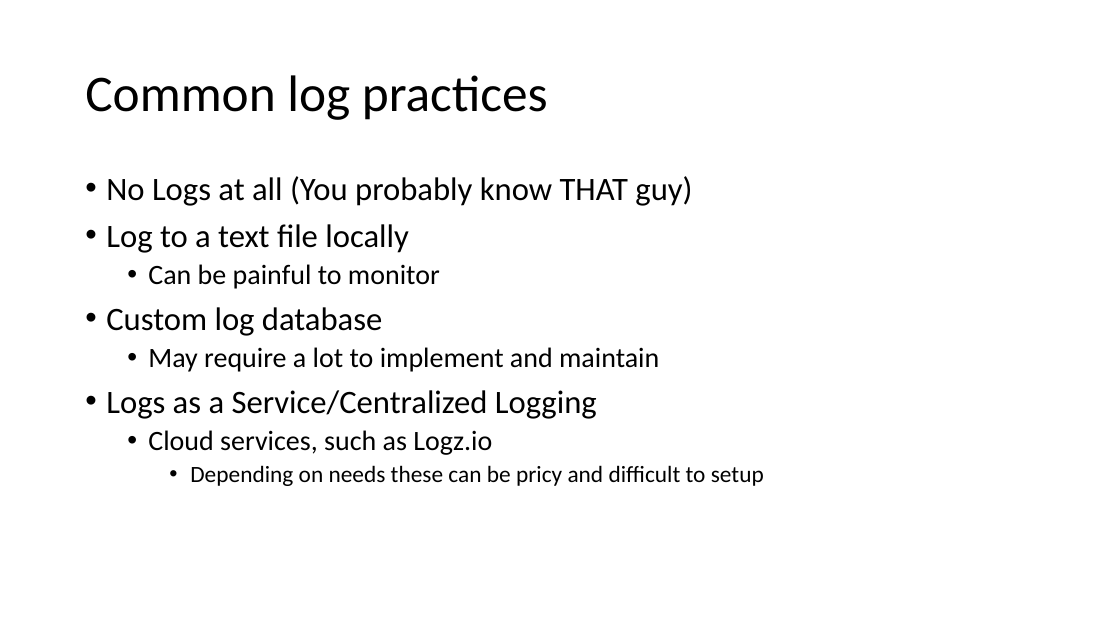
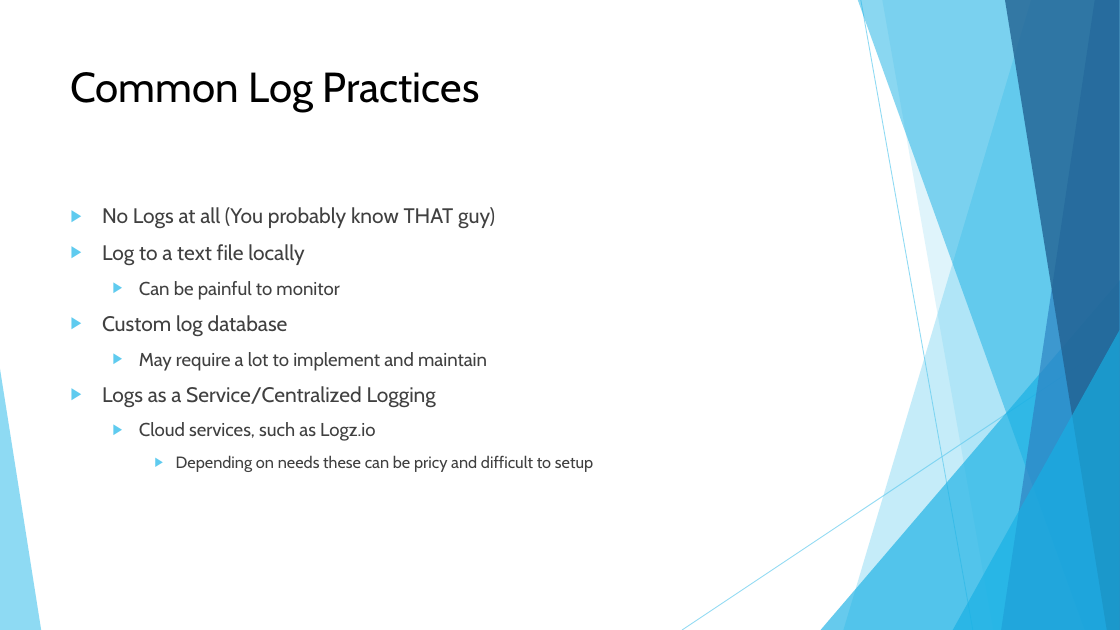
Before and after one commit to achance/GAB19, a slide deck: slide 4 of Leveraging Log Analytics in Custom Applications.pptx. Drawn at 1120x630 pixels with LibreOffice and Linux fonts; fonts in the diff are those of the drawing. Boxes give left, top, right and bottom in pixels: in the first picture for what was removed or moved away, otherwise in the second. Text is boxed around its words. In the diff, an @@ line names an element or a change of style, - is before the commit and + after.

```diff
--- a/Leveraging Log Analytics in Custom Applications.pptx
+++ b/Leveraging Log Analytics in Custom Applications.pptx
@@ title "Common Log Practices" at [71,72,480,112]: vertical alignment middle to top @@
@@ title at [71,72,480,112]: text changed; size 44 to 36 pt; font Calibri to Cabin @@
-Common log practices
+Common Log Practices
@@ text "No Logs at all (You ...": place and size @@
-text "No Logs at all (You ..." at [106,176,764,486]
+text "No Logs at all (You ..." at [102,207,593,472]
@@ text "No Logs at all (You ..." at [102,207,593,472]: size 28 to 18 pt in "No Logs at all (You probably know ...", "Log to a text file locally", "Custom log database", "Logs as a Service/Centralized Logging"; font Calibri to Cabin, text colour #000000 to #404040; size 24 to 16 pt in "Can be painful to monitor", "May require a lot to implement and ...", "Cloud services, such as Logz.io"; size 20 to 14 pt in "Depending on needs these can be pricy ..."; bullet • to ▶; line spacing 0.9 to 1; more space between paragraphs @@
@@ group added at [0,0,1120,630]: 5 freeform shapes, 3 triangles, 2 lines @@
```
Also in this commit, not shown: 4 other slides changed, 1 slide added, 1 slide removed.
